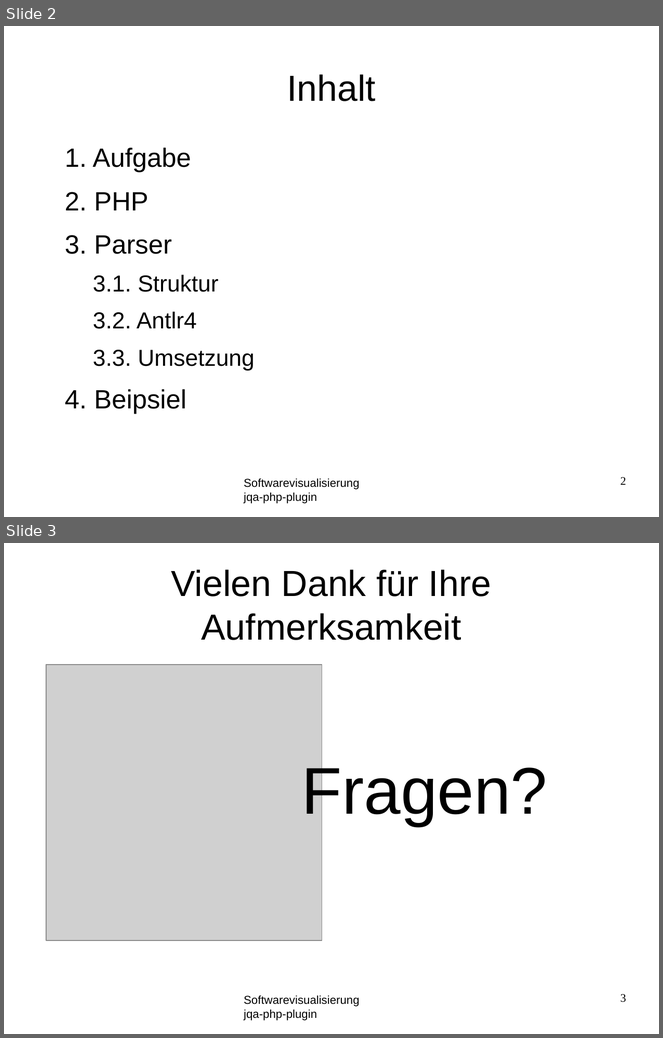
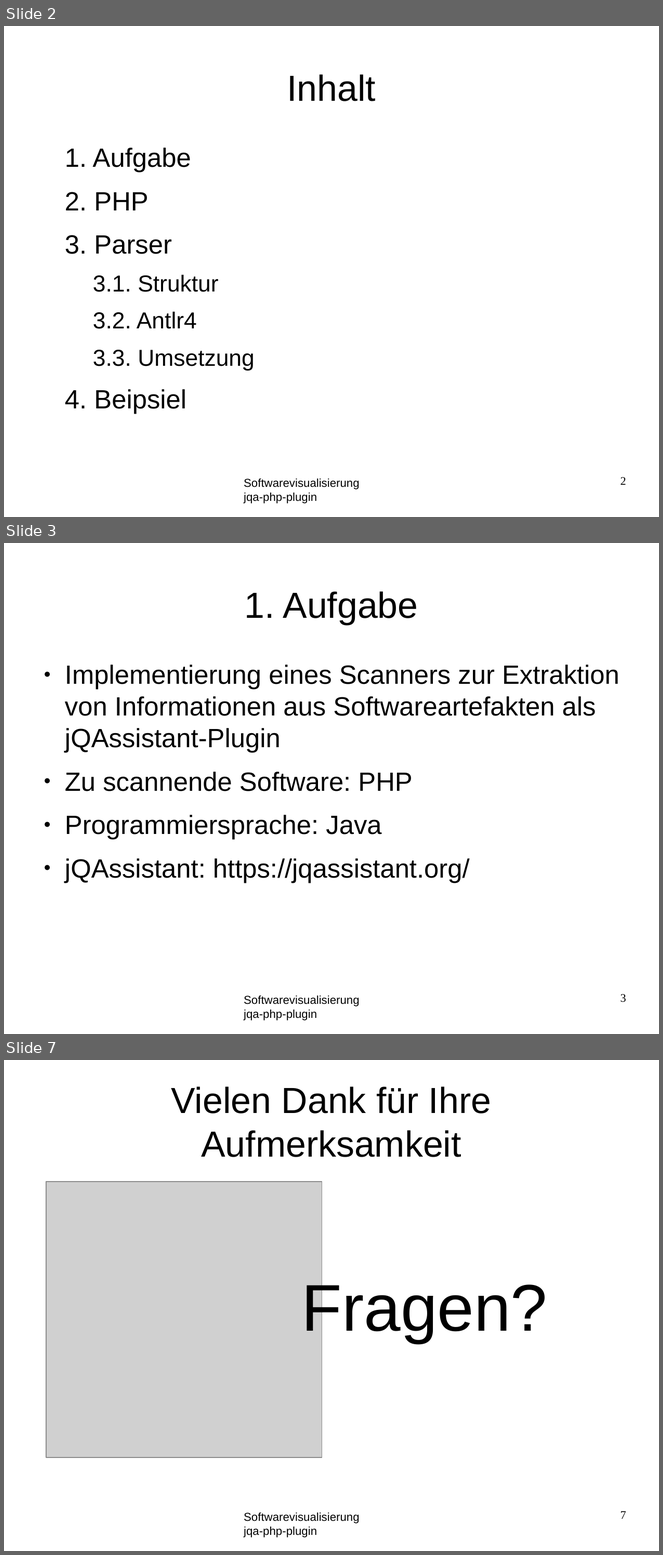
Before and after one commit to softvis-research/jqa-php-plugin, a slide deck: material/presentation.odp. Shown one above the other, each under a label of ours: slides 2 and 3 before the commit, slides 2, 3 and 7 after it; the slides between them are not shown. The pictures are 663x1038 and 663x1555 pixels, drawn with LibreOffice and Linux fonts; fonts in the diff are those of the drawing; grey boxes stand for pictures; background and template pictures are left out. Boxes give left, top, right and bottom in pixels: in the first picture for what was removed or moved away, otherwise in the second. Text is boxed around its words. In the diff, an @@ line names an element or a change of style, - is before the commit and + after.

```diff
--- a/material/presentation.odp
+++ b/material/presentation.odp
@@ slide 3 added at [4, 543, 659, 1034], background #FFFFFF; not listed: 1 template element that a slide beside it also shows @@
@@ title added at [245, 591, 418, 625], 44 pt, text #000000 @@
+1. Aufgabe
@@ text added at [65, 665, 620, 883], 32 pt, text #000000 @@
+● Implementierung eines Scanners zur Extraktion von Informationen aus Softwareartefakten als jQAssistant-Plugin
+● Zu scannende Software: PHP
+● Programmiersprache: Java
+● jQAssistant: https://jqassistant.org/
@@ page number added at [621, 994, 626, 1003], 14 pt, text #000000 @@
+3
@@ what was slide 3 is now slide 7 @@
@@ page number at [621, 1511, 626, 1519]: text changed @@
-3
+7
```
Also in this commit, not shown: 4 other slides added, 1 slide removed, 1 other file.
